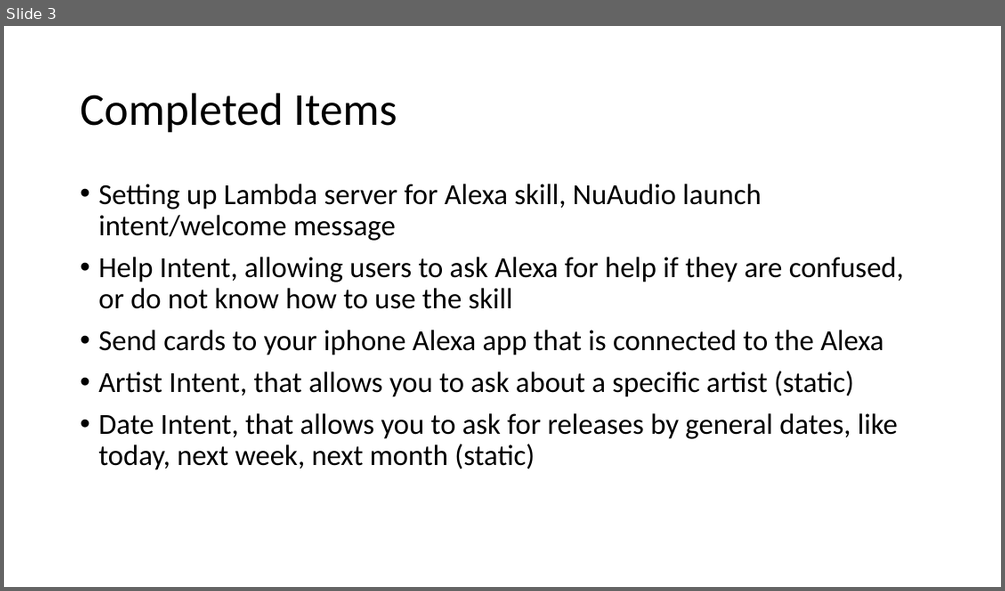
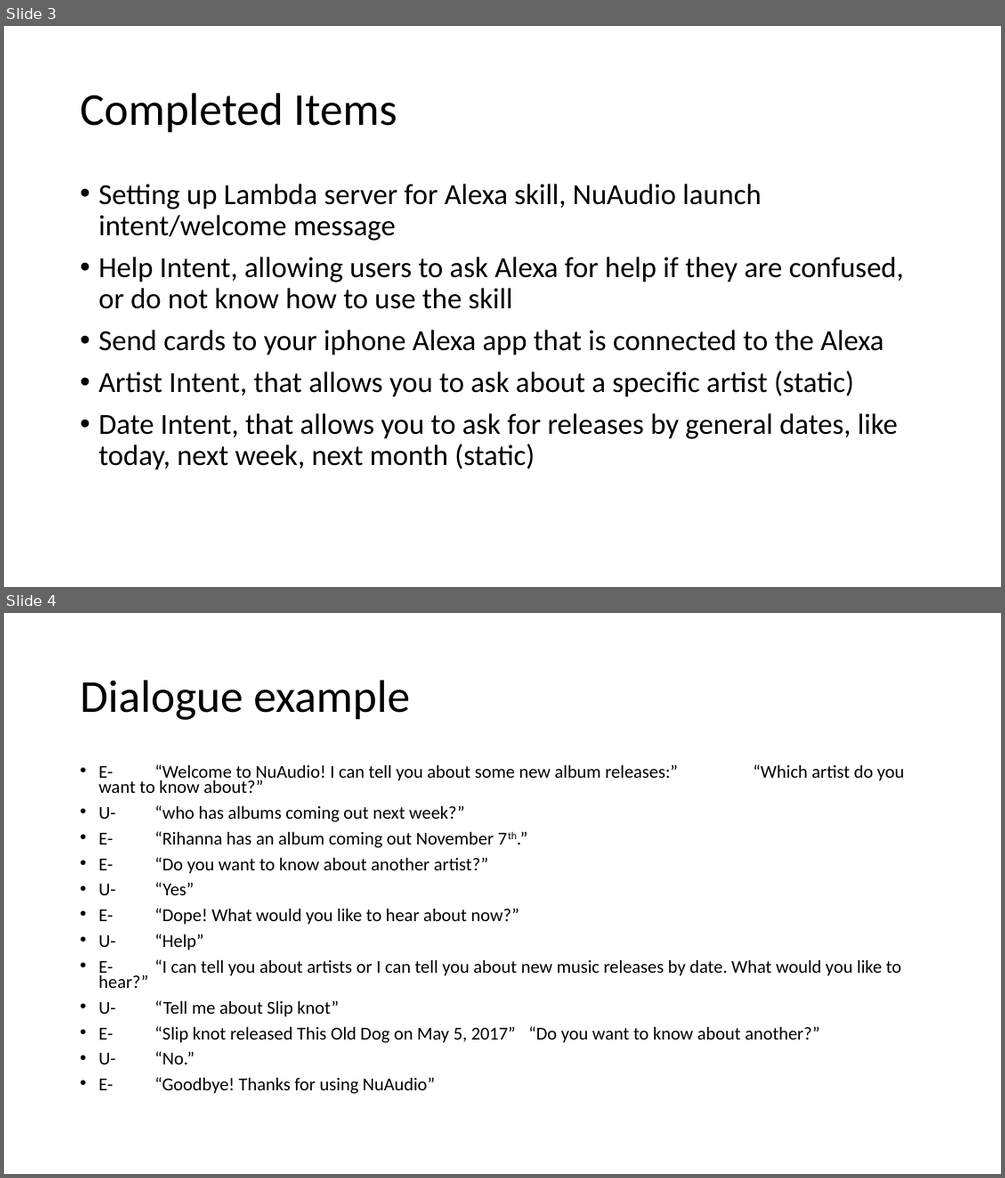
Before and after one commit to boylerft/ScumMasters, a slide deck: NuAudio presentation.pptx. Shown one above the other, each under a label of ours: slide 3 before the commit, slides 3 and 4 after it. The pictures are 1005x591 and 1005x1178 pixels, drawn with LibreOffice and Linux fonts; fonts in the diff are those of the drawing. Boxes give left, top, right and bottom in pixels: in the first picture for what was removed or moved away, otherwise in the second. Text is boxed around its words. In the diff, an @@ line names an element or a change of style, - is before the commit and + after.

```diff
--- a/NuAudio presentation.pptx
+++ b/NuAudio presentation.pptx
@@ slide 4 added at [4,613,1001,1174], background #FFFFFF @@
@@ title added at [80,680,410,720], 44 pt, text #000000 @@
+Dialogue example
@@ text added at [98,764,904,1094], 17.5 pt, text #000000 @@
+• E- “Welcome to NuAudio! I can tell you about some new album releases:” “Which artist do you want to know about?”
+• U- “who has albums coming out next week?”
+• E- “Rihanna has an album coming out November 7th.”
+• E- “Do you want to know about another artist?”
+• U- “Yes”
+• E- “Dope! What would you like to hear about now?”
+• U- “Help”
+• E- “I can tell you about artists or I can tell you about new music releases by date. What would you like to hear?”
+• U- “Tell me about Slip knot”
+• E- “Slip knot released This Old Dog on May 5, 2017” “Do you want to know about another?”
+• U- “No.”
+• E- “Goodbye! Thanks for using NuAudio”
```
Also in this commit, not shown: 1 slide removed.
